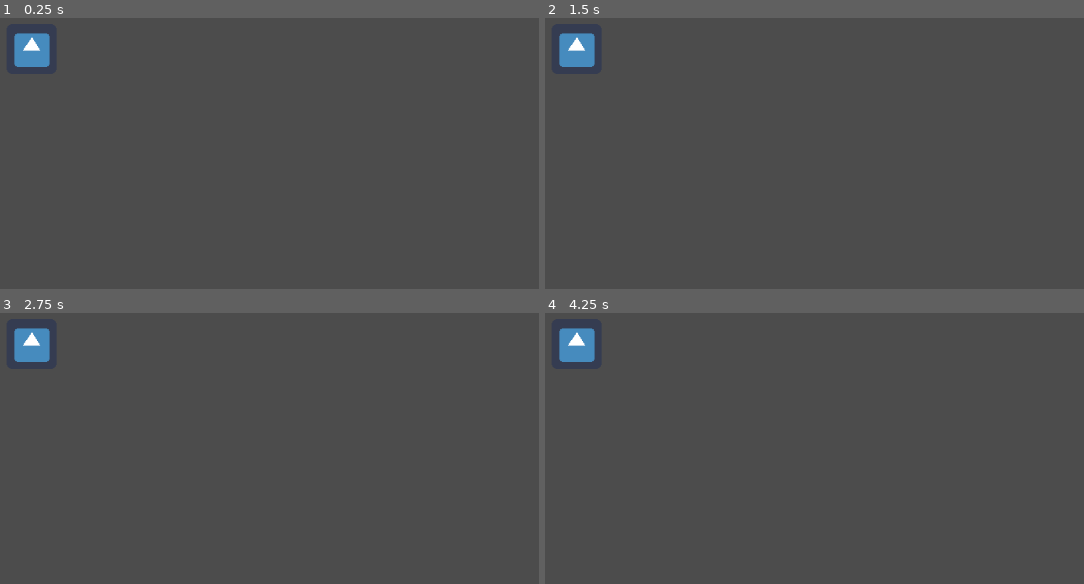
Above: before the commit, frames 1-4 (two rows, left to right).
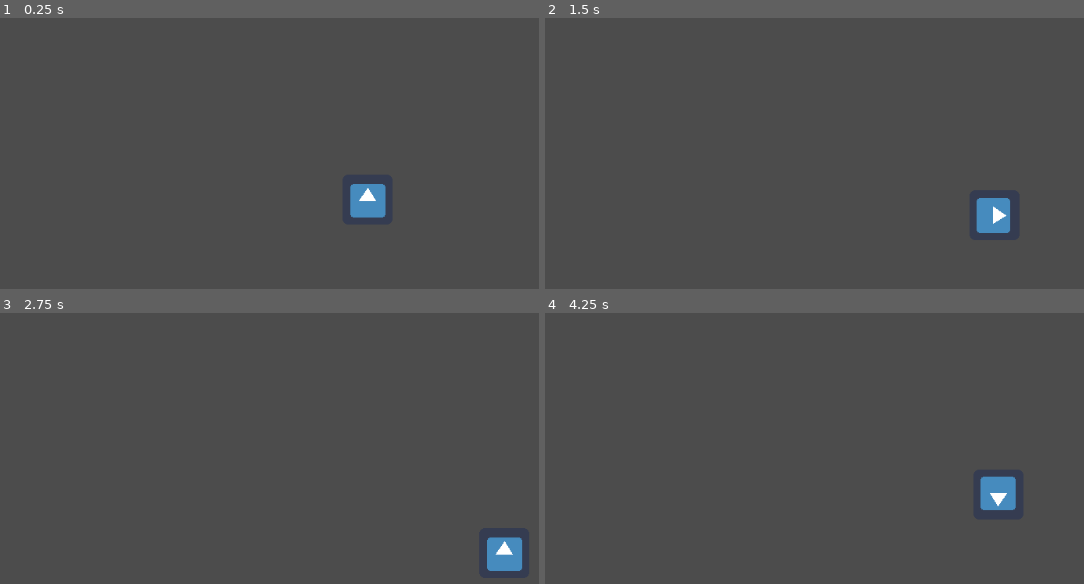
Above: after the commit, the same moments.

Repository: Cpt-Barbosa/CodeGameJam2022
Game: Godot game, scene res://scenes/Joueur.tscn
Same seed, same stepped clock (60 frames per second), same inputs: the game is played once before the commit and once after it. This scene is started directly instead of the project's main scene. The engine's default icon, where the game draws it, is replaced by a stand-in: a white triangle on a blue panel in a dark square.
Inputs:
- Up to frame 1 (0.25 s): no input
- Up to frame 2 (1.5 s): hold D (move_right, bound only after the commit) 0.53-1.28 s; hold S (move_down, bound only after the commit) from 1.28 s (still down)
- Up to frame 3 (2.75 s): release S (move_down, bound only after the commit) at 2.03 s; hold D (move_right, bound only after the commit) from 2.03 s (still down)
- Up to frame 4 (4.25 s): release D (move_right, bound only after the commit) at 2.78 s; hold Z (move_up, bound only after the commit) 2.78-3.53 s; hold Q (move_left, bound only after the commit) from 3.53 s (still down)

The runs differ from the first frame. In frame 1, 1.7% of the frame differs, in the area x 2-72%, y 5-74%; in frame 2, 1.6%; in frame 3, 1.6%; in frame 4, 1.7%, in the area x 2-88%, y 5-73%.

Commit message:
Ajout action et scene joueur

Diff:
--- a/project.godot
+++ b/project.godot
@@ -14,6 +14,33 @@
 run/main_scene="res://scenes/Game.tscn"
 config/icon="res://sprite/joueur/icon.png"
 
+[input]
+
+move_up={
+"deadzone": 0.5,
+"events": [ Object(InputEventKey,"resource_local_to_scene":false,"resource_name":"","device":0,"alt":false,"shift":false,"control":false,"meta":false,"command":false,"pressed":false,"scancode":90,"physical_scancode":0,"unicode":0,"echo":false,"script":null)
+, Object(InputEventKey,"resource_local_to_scene":false,"resource_name":"","device":0,"alt":false,"shift":false,"control":false,"meta":false,"command":false,"pressed":false,"scancode":16777232,"physical_scancode":0,"unicode":0,"echo":false,"script":null)
+ ]
+}
+move_down={
+"deadzone": 0.5,
+"events": [ Object(InputEventKey,"resource_local_to_scene":false,"resource_name":"","device":0,"alt":false,"shift":false,"control":false,"meta":false,"command":false,"pressed":false,"scancode":83,"physical_scancode":0,"unicode":0,"echo":false,"script":null)
+, Object(InputEventKey,"resource_local_to_scene":false,"resource_name":"","device":0,"alt":false,"shift":false,"control":false,"meta":false,"command":false,"pressed":false,"scancode":16777234,"physical_scancode":0,"unicode":0,"echo":false,"script":null)
+ ]
+}
+move_right={
+"deadzone": 0.5,
+"events": [ Object(InputEventKey,"resource_local_to_scene":false,"resource_name":"","device":0,"alt":false,"shift":false,"control":false,"meta":false,"command":false,"pressed":false,"scancode":68,"physical_scancode":0,"unicode":0,"echo":false,"script":null)
+, Object(InputEventKey,"resource_local_to_scene":false,"resource_name":"","device":0,"alt":false,"shift":false,"control":false,"meta":false,"command":false,"pressed":false,"scancode":16777233,"physical_scancode":0,"unicode":0,"echo":false,"script":null)
+ ]
+}
+move_left={
+"deadzone": 0.5,
+"events": [ Object(InputEventKey,"resource_local_to_scene":false,"resource_name":"","device":0,"alt":false,"shift":false,"control":false,"meta":false,"command":false,"pressed":false,"scancode":81,"physical_scancode":0,"unicode":0,"echo":false,"script":null)
+, Object(InputEventKey,"resource_local_to_scene":false,"resource_name":"","device":0,"alt":false,"shift":false,"control":false,"meta":false,"command":false,"pressed":false,"scancode":16777231,"physical_scancode":0,"unicode":0,"echo":false,"script":null)
+ ]
+}
+
 [physics]
 
 common/enable_pause_aware_picking=true
--- a/scenes/Joueur.tscn
+++ b/scenes/Joueur.tscn
@@ -14,7 +14,7 @@
 } ]
 
 [node name="Joueur" type="KinematicBody2D"]
-position = Vector2( 75, 68 )
+position = Vector2( 480, 261 )
 script = ExtResource( 1 )
 
 [node name="CollisionJoueur" type="CollisionShape2D" parent="."]
--- a/scripts/Joueur.gd
+++ b/scripts/Joueur.gd
@@ -1,16 +1,35 @@
 extends KinematicBody2D
-
-
-# Declare member variables here. Examples:
-# var a = 2
-# var b = "text"
-
+#Position variables used for movement
+var x = 100
+var y = 0
+#Angle variable used for movement
+var deg = 0
 
 # Called when the node enters the scene tree for the first time.
 func _ready():
-	pass # Replace with function body.
+	self.get_child(1).play()
+
+#Handles input via keyboard, mouse or controller
+func _input(event):
+	if(event.is_action("move_up")):
+		x=0
+		y=-100
+		deg=-90
+	elif(event.is_action("move_down")):
+		x=0
+		y=100
+		deg=90
+	elif(event.is_action("move_right")):
+		x=100
+		y=0
+		deg=0
+	elif(event.is_action("move_left")):
+		x=-100
+		y=0
+		deg=-180
 
 
 # Called every frame. 'delta' is the elapsed time since the previous frame.
-#func _process(delta):
-#	pass
+func _physics_process(delta):
+	self.move_and_collide(Vector2(x*delta,y*delta))
+	self.set_rotation(deg2rad(deg))
